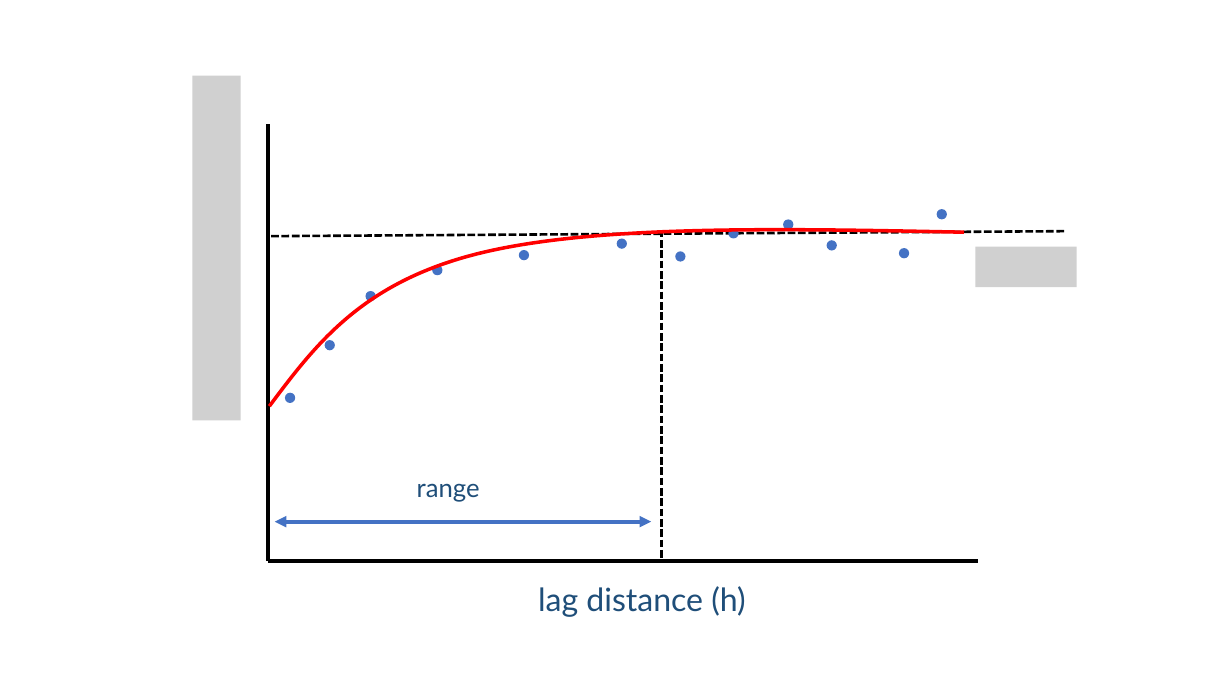
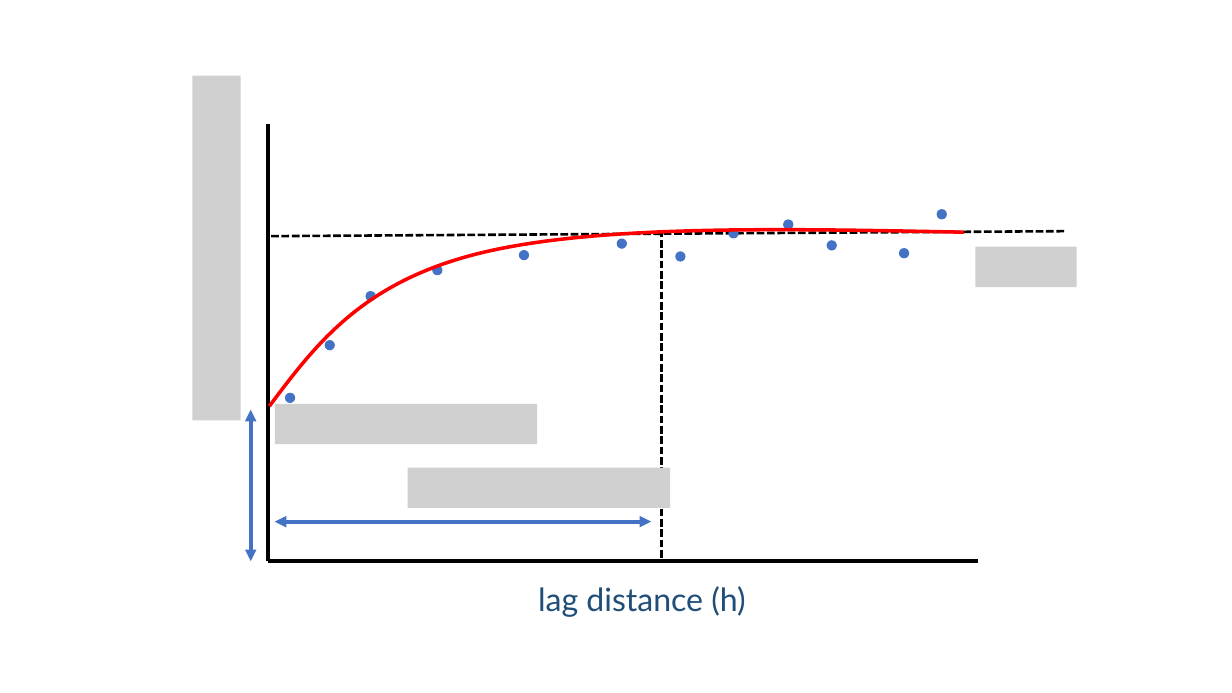
Before and after one commit to aegis4048/aegis4048.github.io, a slide deck: slide 4 of downloads/notebooks/spatial.pptx (slide 5 before the commit). Drawn at 1232x693 pixels with LibreOffice and Linux fonts; fonts in the diff are those of the drawing; grey boxes stand for pictures. Boxes give left, top, right and bottom in pixels: in the first picture for what was removed or moved away, otherwise in the second. Text is boxed around its words. In the diff, an @@ line names an element or a change of style, - is before the commit and + after.

```diff
--- a/downloads/notebooks/spatial.pptx
+++ b/downloads/notebooks/spatial.pptx
@@ double arrow added from (250, 409) to (250, 561), #4472C4 3 pt @@
@@ picture added at (274,404,537,445) @@
@@ picture added at (408,468,670,508) @@
@@ text removed at (417,483,480,502) @@
-range
```
Also in this commit, not shown: 3 other slides changed, 3 slides added, 1 slide removed, 29 other files.
